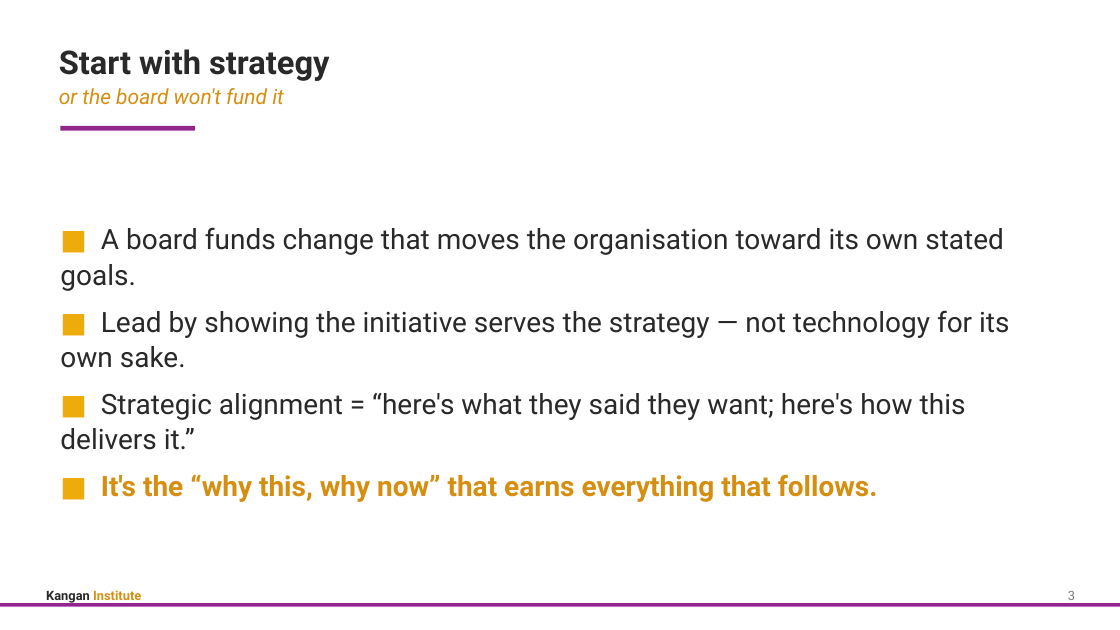
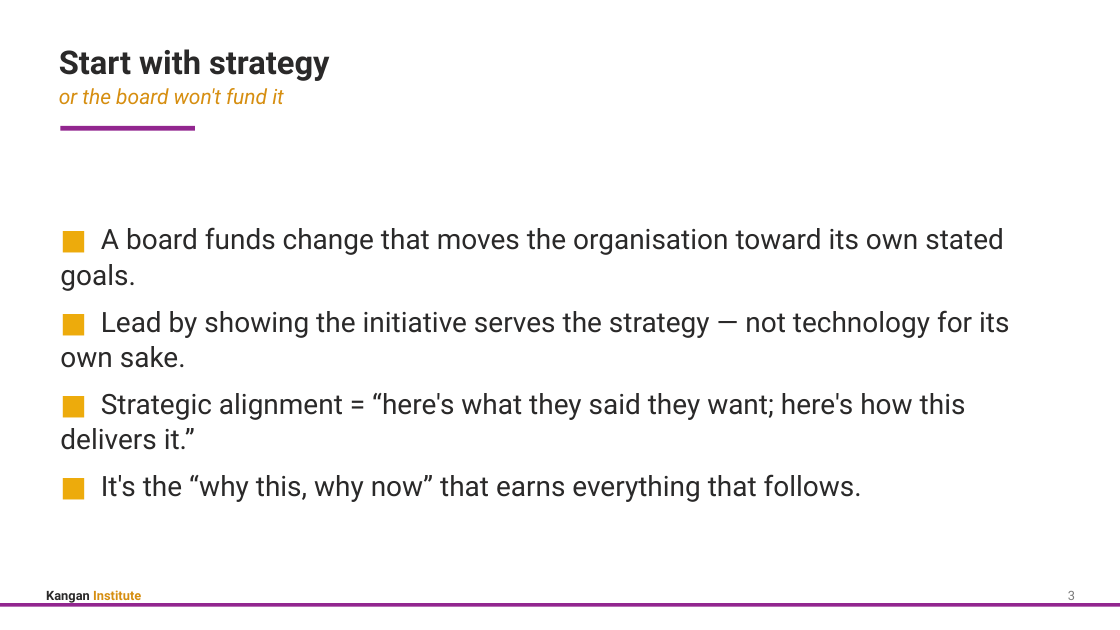
Before and after one commit to Digital-Initiatives-Kangan-Institute/diploma-cloud-cyber-content-s1, a slide deck: slide 5 of S1-CL1-Cloud-Design-Build/delivery/topic_02/Topic_02_Slides.pptx. Drawn at 1120x630 pixels with LibreOffice and Linux fonts; fonts in the diff are those of the drawing. Boxes give left, top, right and bottom in pixels: in the first picture for what was removed or moved away, otherwise in the second. Text is boxed around its words. In the diff, an @@ line names an element or a change of style, - is before the commit and + after.

```diff
--- a/S1-CL1-Cloud-Design-Build/delivery/topic_02/Topic_02_Slides.pptx
+++ b/S1-CL1-Cloud-Design-Build/delivery/topic_02/Topic_02_Slides.pptx
@@ text at <box>101,474,862,502</box>: text colour #D68E10 to #2A2929, bold off in "It's the “why this, why now” that ..." @@
```
Also in this commit, not shown: 12 other slides changed, 59 other files.
